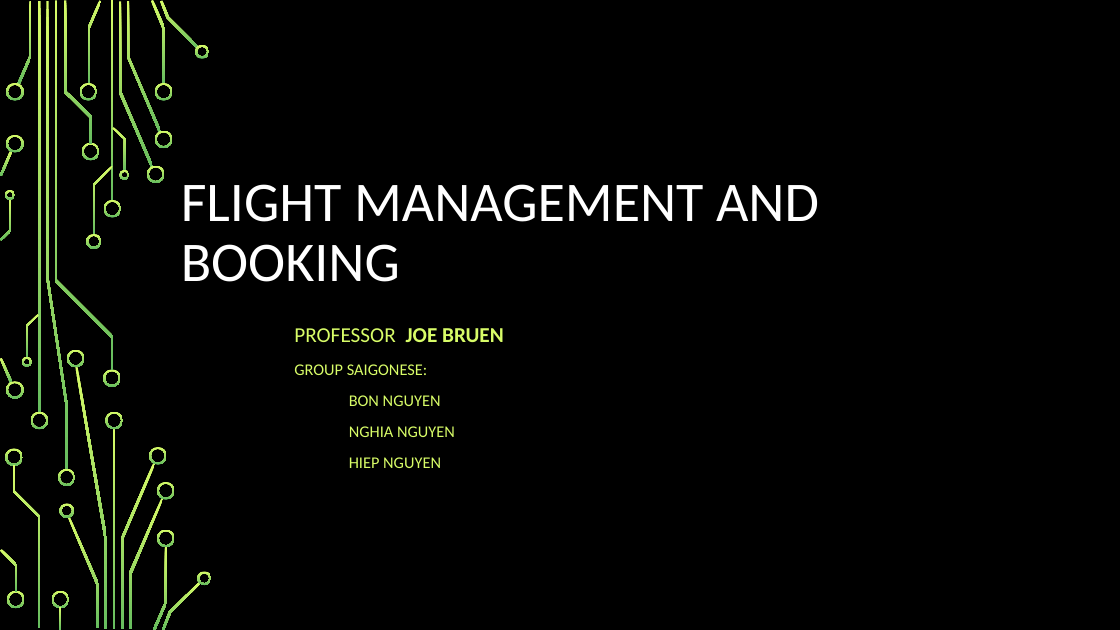
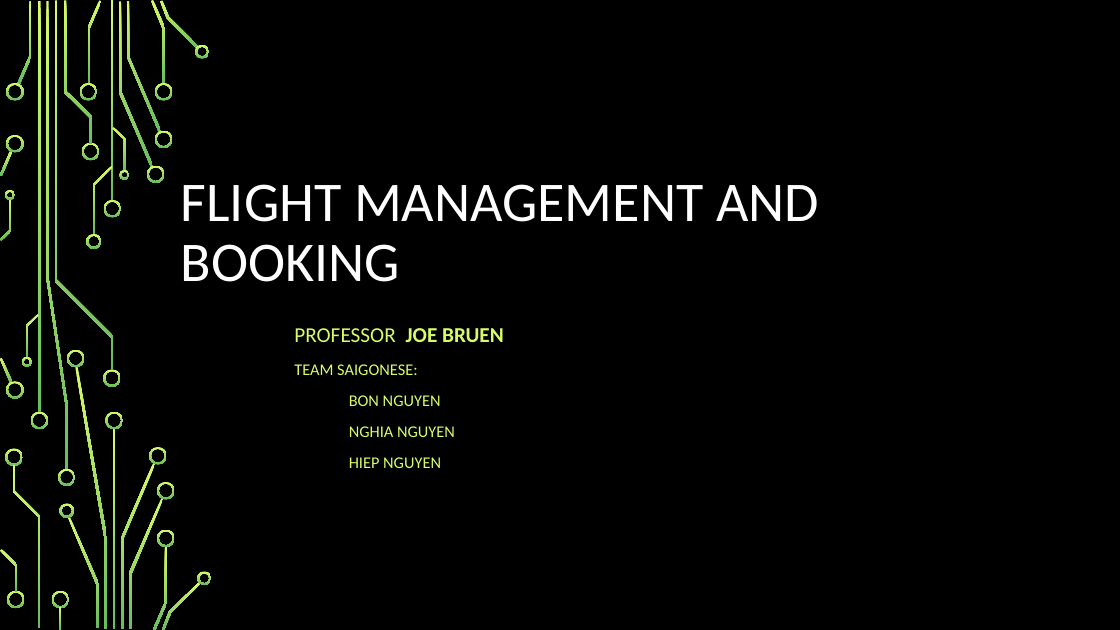
Before and after one commit to nbbon/fms, a slide deck: slide 1 of document/Saigonese-Flight-Management-System.pptx. Drawn at 1120x630 pixels with LibreOffice and Linux fonts; fonts in the diff are those of the drawing; background and template pictures are left out. Boxes give left, top, right and bottom in pixels: in the first picture for what was removed or moved away, otherwise in the second. Text is boxed around its words. In the diff, an @@ line names an element or a change of style, - is before the commit and + after.

```diff
--- a/document/Saigonese-Flight-Management-System.pptx
+++ b/document/Saigonese-Flight-Management-System.pptx
@@ subtitle at [294,364,417,375]: text changed @@
-GROUP SAIGONESE:
+TEAM SAIGONESE:
```
Also in this commit, not shown: 1 other slide changed.
